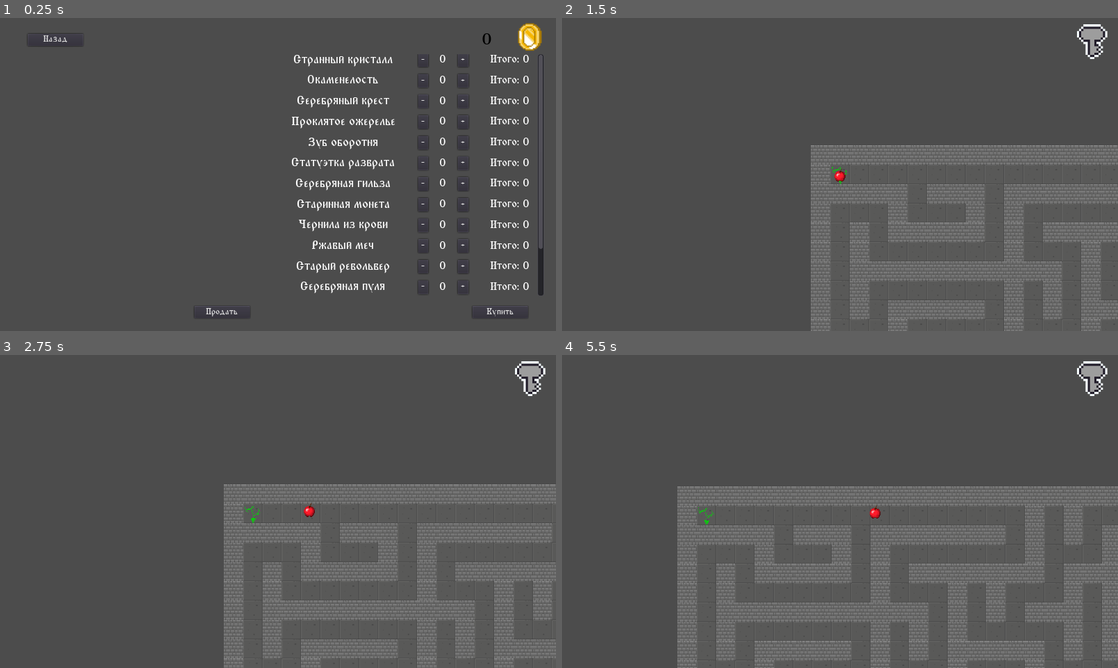
Above: before the commit, frames 1-4 (two rows, left to right).
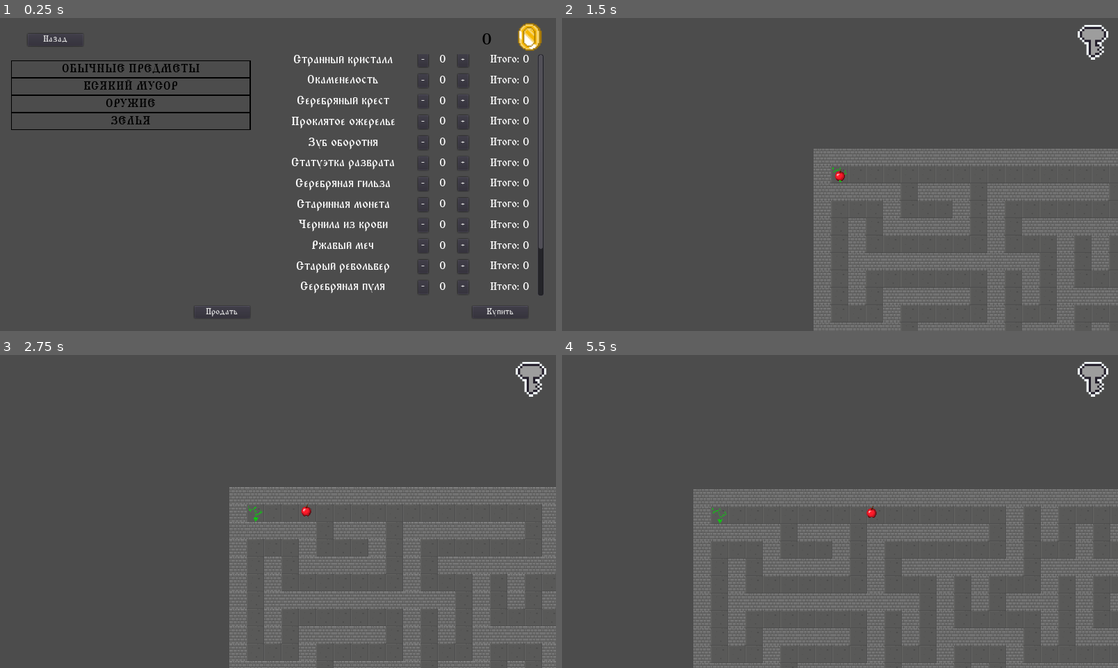
Above: after the commit, the same moments.

Repository: Fuuulkrum7/Maze_2D
Game: Godot game, scene res://Scenes/Shop.tscn
Same seed, same stepped clock (60 frames per second), same inputs: the game is played once before the commit and once after it. This scene is started directly instead of the project's main scene.
Inputs (mouse positions are in pixels of both pictures, inside the frame that each line leads up to):
- Up to frame 1 (0.25 s): no input
- Up to frame 2 (1.5 s): click "Назад" at 0.5 s; click "В рейд" at 1.25 s
- Up to frame 3 (2.75 s): tap Enter at 2 s; move the mouse to (400, 495) at 2.02 s; hold Right (ui_right) from 2.03 s (still down); click (400, 495) at 2.17 s; tap Up (ui_up) at 2.27 s
- Up to frame 4 (5.5 s): move the mouse to (728, 527) at 2.77 s; tap Up (ui_up) at 3.02, 4.52, 5.27 s; move the mouse to (895, 442) at 3.52 s; release Right (ui_right) at 3.53 s; hold Left (ui_left) 3.53-4.28 s; move the mouse to (812, 574) at 4.27 s; hold Right (ui_right) from 4.28 s (still down); click (812, 574) at 4.42 s; move the mouse to (1006, 558) at 5.02 s

The runs differ from the first frame. In frame 1, 1.5% of the frame differs, in the area x 2-46%, y 13-36%; in frame 2, 5.9%; in frame 3, 6.6%; in frame 4, 8.8%, in the area x 20-100%, y 2-100%.

Commit message:
Изменение интерфейса магазина. Есть баги

Diff:
--- /dev/null
+++ b/Scenes/Category.tscn
@@ -0,0 +1,31 @@
+[gd_scene load_steps=3 format=2]
+
+[ext_resource path="res://Fonts/TriodPostnaja.ttf" type="DynamicFontData" id=1]
+
+[sub_resource type="DynamicFont" id=1]
+size = 22
+font_data = ExtResource( 1 )
+
+[node name="Category" type="Label"]
+margin_right = 450.0
+margin_bottom = 40.0
+
+[node name="Label" type="Label" parent="."]
+margin_right = 440.0
+margin_bottom = 31.0
+custom_fonts/font = SubResource( 1 )
+custom_colors/font_color = Color( 0, 0, 0, 1 )
+text = "Просто текст"
+align = 1
+valign = 1
+uppercase = true
+__meta__ = {
+"_edit_use_anchors_": false
+}
+
+[node name="Line" type="Line2D" parent="Label"]
+position = Vector2( -0.0972234, 0.941176 )
+scale = Vector2( 0.982362, 0.470588 )
+points = PoolVector2Array( 0, 0, 448, 0, 448, 64, 0, 64, 0, 0 )
+width = 2.0
+default_color = Color( 0, 0, 0, 1 )
--- a/Scenes/Main.tscn
+++ b/Scenes/Main.tscn
@@ -41,16 +41,16 @@
 position = Vector2( 507.969, 301.606 )
 z_index = 3
 current = true
-zoom = Vector2( 1.8, 1.8 )
+zoom = Vector2( 2, 2 )
 script = ExtResource( 4 )
 A = 2.0
 
 [node name="Main_UI" parent="Camera" instance=ExtResource( 6 )]
-margin_left = -919.647
-margin_top = -518.428
-margin_right = 104.353
-margin_bottom = 57.5723
-rect_scale = Vector2( 1.8, 1.8 )
+margin_left = -1019.43
+margin_top = -575.445
+margin_right = 4.57251
+margin_bottom = 0.554871
+rect_scale = Vector2( 2, 2 )
 
 [node name="Chest" parent="." instance=ExtResource( 8 )]
 
--- a/Scenes/Menu.tscn
+++ b/Scenes/Menu.tscn
@@ -45,9 +45,9 @@
 
 [node name="Info" type="Button" parent="."]
 anchor_left = 0.45
-anchor_top = 0.55
+anchor_top = 0.6
 anchor_right = 0.55
-anchor_bottom = 0.55
+anchor_bottom = 0.6
 custom_fonts/font = SubResource( 2 )
 text = "Правила"
 __meta__ = {
@@ -56,9 +56,9 @@
 
 [node name="Shop" type="Button" parent="."]
 anchor_left = 0.45
-anchor_top = 0.6
+anchor_top = 0.55
 anchor_right = 0.55
-anchor_bottom = 0.6
+anchor_bottom = 0.55
 custom_fonts/font = SubResource( 3 )
 text = "Магазин"
 __meta__ = {
--- a/Scenes/Shop.tscn
+++ b/Scenes/Shop.tscn
@@ -87,7 +87,7 @@
 }
 
 [node name="Container" type="VBoxContainer" parent="Scroll"]
-custom_constants/separation = 15
+custom_constants/separation = 18
 
 [node name="Scroll2" type="ScrollContainer" parent="."]
 margin_left = 518.0
--- a/Scripts/Global.gd
+++ b/Scripts/Global.gd
@@ -192,6 +192,7 @@
 	var current_version = load_file("user://.version.dat", true)
 
 	if dir.file_exists("user://inventory.json"):
+		print("old inventure")
 		inventory = load_file("user://inventory.json", true, true)
 		dir.remove("user://inventory.json")
 
--- a/Scripts/Shop.gd
+++ b/Scripts/Shop.gd
@@ -2,18 +2,29 @@
 
 
 var current_money_for_spend = 0
+var translated_keys = {
+	"items": "Обычные предметы",
+	"small_items": "Всякий мусор",
+	"weapon": "Оружие",
+	"potion": "Зелья",
+}
 
 
 func _ready():
 	# Загружаем сцену с самим предметом
 	var Celler = load("res://Scenes/Cell_Items.tscn")
+	var Category = load("res://Scenes/Category.tscn")
+	var item = null
 
 	# перебираем ключи в инвентаре
 	for key in Global.inventory.keys():
+		var type = Category.instance()
+		type.get_child(0).text = translated_keys[key]
+		$Scroll/Container.add_child(type)
 		# перебираем предметы по ключу
 		for i in Global.inventory[key].keys():
 			# добавляем товар в магазин
-			var item = Celler.instance()
+			item = Celler.instance()
 
 			# выставляем все требуемые параметры
 			item.text = i
@@ -27,7 +38,7 @@
 		# перебираем все возможные предметы
 		for i in Global.items[key].keys():
 			# добавляем товар
-			var item = Celler.instance()
+			item = Celler.instance()
 
 			# выводим всю нужную инфу
 			item.text = i
Not shown: 1 places in Scenes/Cell_Items.tscn that only renumber resources
